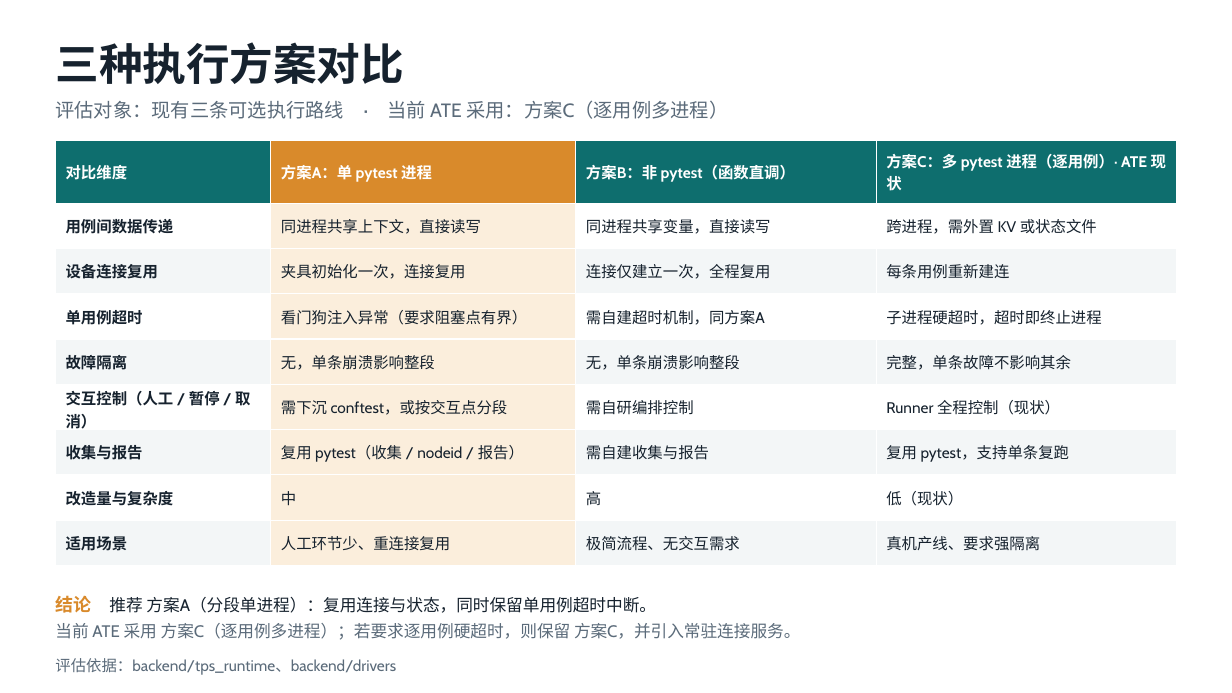
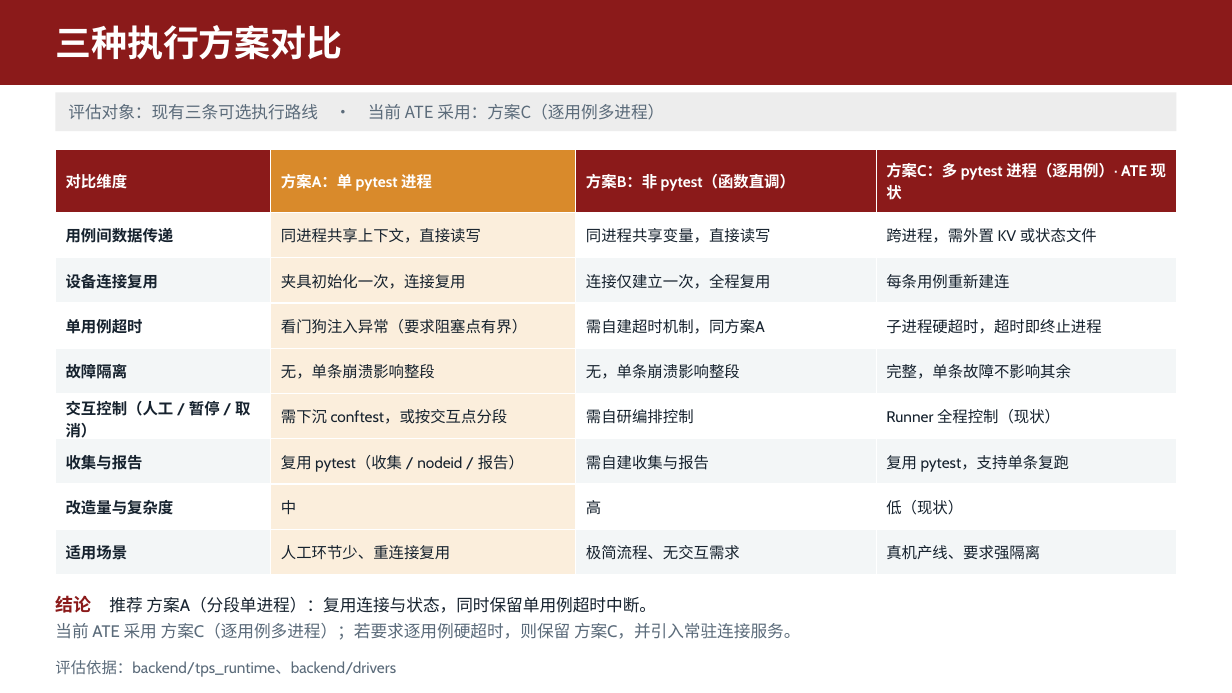
Before and after one commit to KenerlMage/ATEDemo, a slide deck: slide 3 of docs/测试执行方案.pptx (slide 2 before the commit). Drawn at 1232x693 pixels with LibreOffice and Linux fonts; fonts in the diff are those of the drawing. Boxes give left, top, right and bottom in pixels: in the first picture for what was removed or moved away, otherwise in the second. Text is boxed around its words. In the diff, an @@ line names an element or a change of style, - is before the commit and + after.

Commit message:
docs: 测试执行方案 置顶新增「三方案逻辑视图」页，统一深红标题/灰底副标题版式

```diff
--- a/docs/测试执行方案.pptx
+++ b/docs/测试执行方案.pptx
@@ rectangle "三种执行方案对比": place and size @@
-rectangle "三种执行方案对比" at (55,42,404,84)
+rectangle "三种执行方案对比" at (0,0,1232,85)
@@ rectangle "三种执行方案对比" at (0,0,1232,85): size 34 to 28 pt, font Cabin to Noto Sans CJK SC, text colour #16222E to #FFFFFF; vertical alignment top to middle; fill none to #8B1A1A @@
@@ rectangle "评估对象：现有三条可选执行路线 · 当前 ATE 采用：方案C（逐用例多进程）": place and size @@
-rectangle "评估对象：现有三条可选执行路线 · 当前 ATE 采用：方案C（逐用例多进程）" at (55,100,728,119)
+rectangle "评估对象：现有三条可选执行路线 · 当前 ATE 采用：方案C（逐用例多进程）" at (55,92,1177,131)
@@ rectangle "评估对象：现有三条可选执行路线 · 当前 ATE 采用：方案C（逐用例多进程）" at (55,92,1177,131): size 15 to 13 pt, font Cabin to Noto Sans CJK SC; vertical alignment top to middle; fill none to #EDEDED @@
@@ table at (55,150,1177,575) @@
@@ fill #0E6E6E to #8B1A1A in 3 cells @@
@@ table: place and size @@
-table at (55,140,1177,566)
+table at (55,150,1177,575)
@@ text at (55,595,656,613): text colour #D98A2B to #8B1A1A in "结论" @@
```
Also in this commit, not shown: 1 other slide changed, 2 slides added, 1 slide removed, 1 other file.
